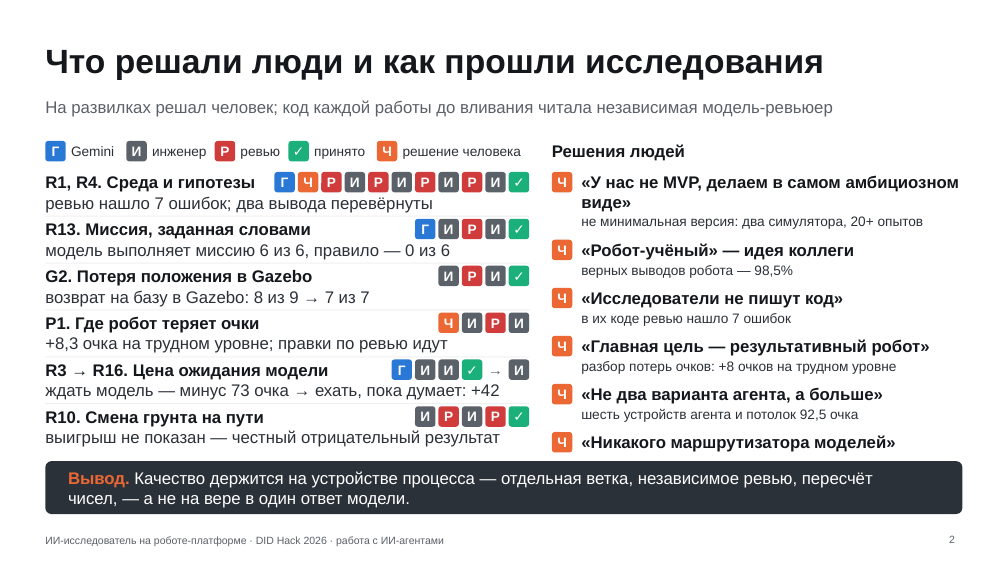
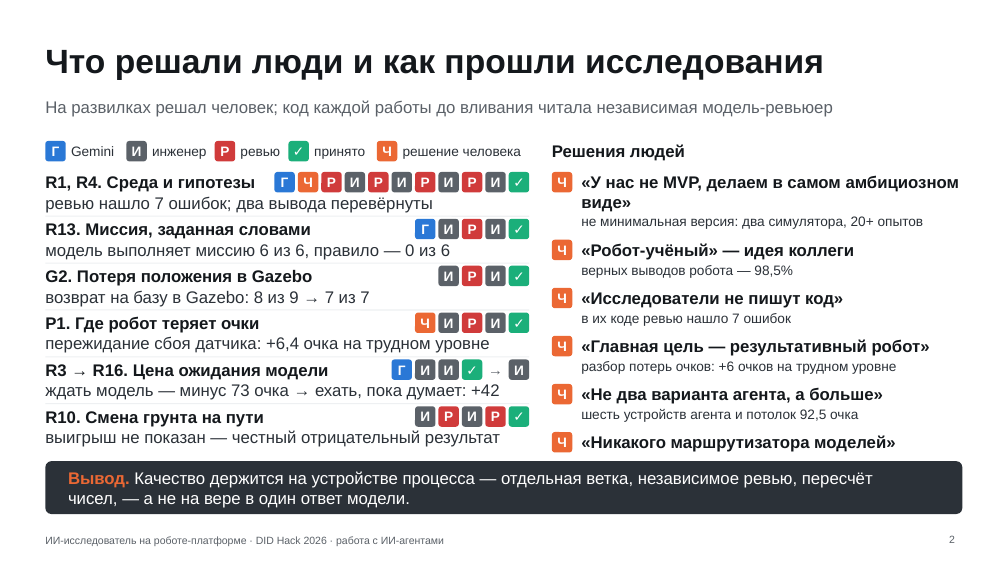
Before and after one commit to Mput13/did-hack, a slide deck: slide 2 of presentation/ai_process.pptx. Drawn at 1008x567 pixels with LibreOffice and Linux fonts; fonts in the diff are those of the drawing. Boxes give left, top, right and bottom in pixels: in the first picture for what was removed or moved away, otherwise in the second. Text is boxed around its words. In the diff, an @@ line names an element or a change of style, - is before the commit and + after.

```diff
--- a/presentation/ai_process.pptx
+++ b/presentation/ai_process.pptx
@@ 4 rounded rectangles: place and size @@
-4 rounded rectangles at [439,312,529,333]
+4 rounded rectangles at [415,312,506,333]
@@ rounded rectangle added at [509,312,529,333], fill #1BAF7A, 13 pt, text #FFFFFF, bold @@
+✓
@@ text at [45,336,489,353]: text changed @@
-+8,3 очка на трудном уровне; правки по ревью идут
+пережидание сбоя датчика: +6,4 очка на трудном уровне
@@ text at [581,361,896,374]: text changed @@
-разбор потерь очков: +8 очков на трудном уровне
+разбор потерь очков: +6 очков на трудном уровне
```
Also in this commit, not shown: 5 other files.
